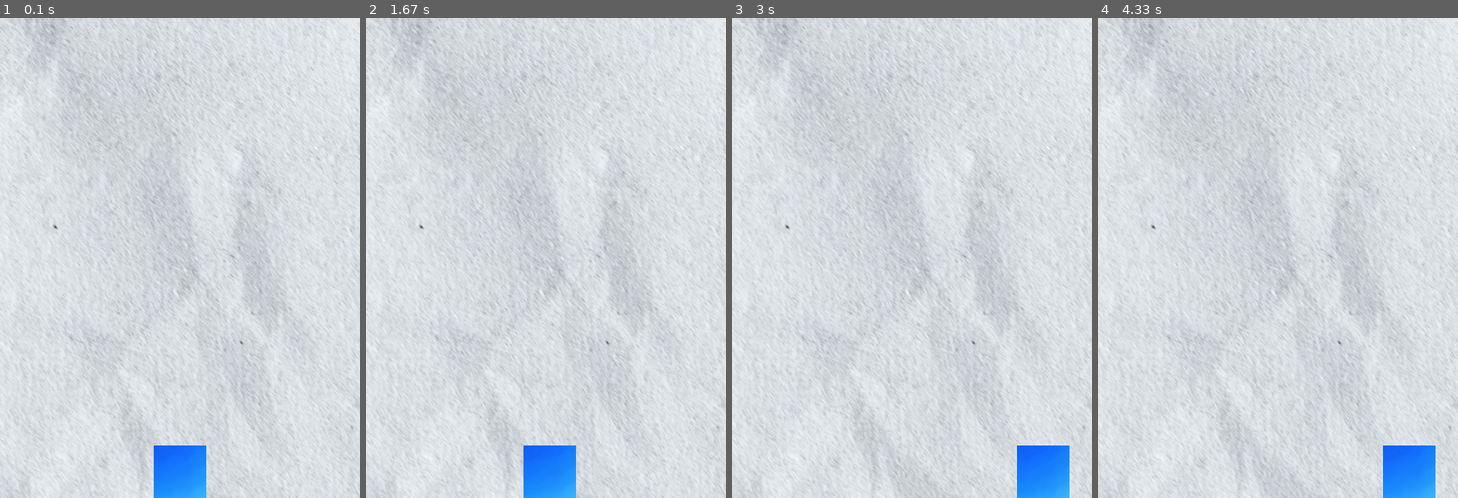
Above: before the commit, frames 1-4 (left to right).
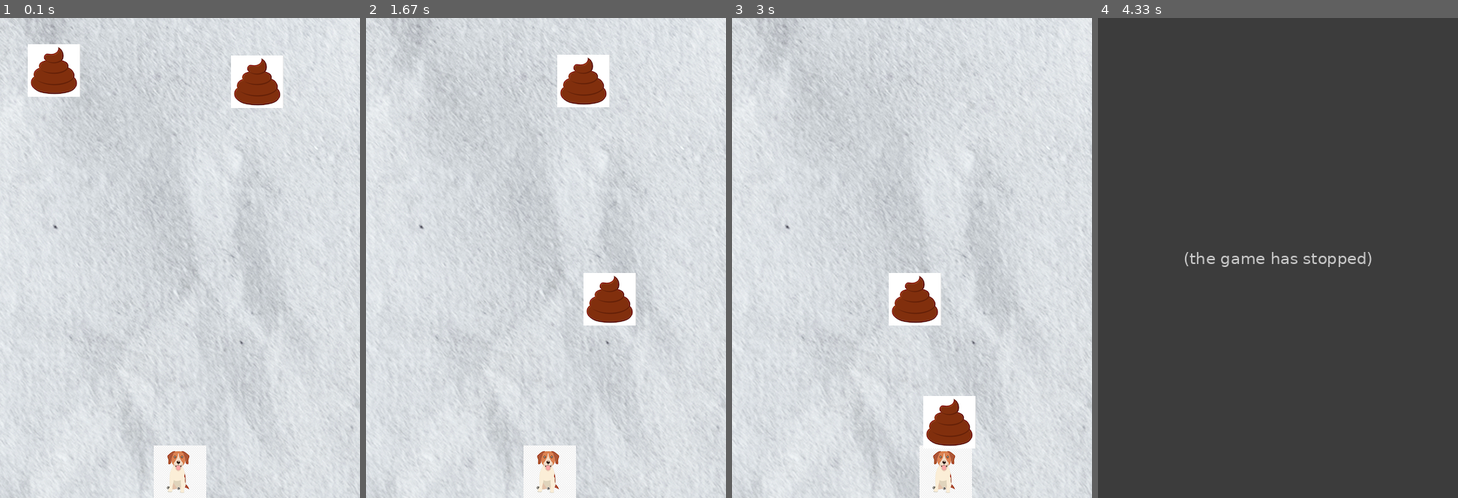
Above: after the commit, the same moments.

Repository: Kimmingki/python_game
Game: pygame game, started from Avoiding_poo.py
Same seed, same stepped clock (60 frames per second), same inputs: the game is played once before the commit and once after it.
Inputs:
- Up to frame 1 (0.1 s): no input
- Up to frame 2 (1.67 s): hold Right 0.33-0.8 s; hold Right 0.83-1.3 s; hold Left from 1.33 s (still down)
- Up to frame 3 (3 s): release Left at 1.87 s; hold Left 1.9-2.3 s; hold Right 2.33-2.97 s
- Up to frame 4 (4.33 s): no input

The runs differ from the first frame. In frame 1, 4.7% of the frame differs, in the area x 7-79%, y 5-100%; in frame 2, 4.7%; in frame 3, 6.1%; in frame 4, 100%, in the area x 0-100%, y 0-100%.
After the commit the program exited at 3.72 s; later frames show no game.

Commit message:
complete game

Diff:
--- a/Avoiding_poo.py
+++ b/Avoiding_poo.py
@@ -1,4 +1,5 @@
 import pygame
+import random
 ###################################################### 기본적인 부분
 pygame.init()
 
@@ -29,7 +30,23 @@
 to_x = 0
 character_speed = 10
 
-enemy = pygame.image.load("/Users/kimminki/Documents/python_game/enemy.png")
+
+ddong = pygame.image.load("/Users/kimminki/Documents/python_game/enemy.png")
+ddong_size = ddong.get_rect().size
+ddong_width = ddong_size[0]
+ddong_height = ddong_size[1]
+ddong_x_pos = random.randint(0, screen_width - ddong_width)
+ddong_y_pos = 0
+ddong_speed = 10
+
+ddong2 = pygame.image.load("/Users/kimminki/Documents/python_game/enemy.png")
+ddong2_size = ddong2.get_rect().size
+ddong2_width = ddong2_size[0]
+ddong2_height = ddong2_size[1]
+ddong2_x_pos = random.randint(0, screen_width - ddong2_width)
+ddong2_y_pos = 0
+ddong2_speed = 7
+
 
 running = True
 
@@ -57,12 +74,42 @@
     elif character_x_pos > screen_width - character_width:
         character_x_pos = screen_width - character_width
 
+    ddong_y_pos += ddong_speed
+    ddong2_y_pos += ddong2_speed
+
+    if ddong_y_pos > screen_height:
+        ddong_y_pos = 0
+        ddong_x_pos = random.randint(0, screen_width - ddong_width)
+    if ddong2_y_pos > screen_height:
+        ddong2_y_pos = 0
+        ddong2_x_pos = random.randint(0, screen_width - ddong_width)
 
     # 4. 충돌 처리
+    character_rect = character.get_rect()
+    character_rect.left = character_x_pos
+    character_rect.top = character_y_pos
+
+    ddong_rect = ddong.get_rect()
+    ddong_rect.left = ddong_x_pos
+    ddong_rect.top = ddong_y_pos
+
+    ddong2_rect = ddong2.get_rect()
+    ddong2_rect.left = ddong2_x_pos
+    ddong2_rect.top = ddong2_y_pos
+
+    if character_rect.colliderect(ddong_rect):
+        print("충돌했습니다.")
+        running = False
+    elif character_rect.colliderect(ddong2_rect):
+        print("충돌했습니다.")
+        running = False
+
 
     # 5. 화면에 그리기
     screen.blit(background, (0, 0))
     screen.blit(character, (character_x_pos, character_y_pos))
+    screen.blit(ddong, (ddong_x_pos, ddong_y_pos))
+    screen.blit(ddong2, (ddong2_x_pos, ddong2_y_pos))
     pygame.display.update() # 화면 다시 그리기
 
 # 잠시 대기
Binary file changed: character.png
Binary file changed: enemy.png
Not shown, added: .DS_Store
